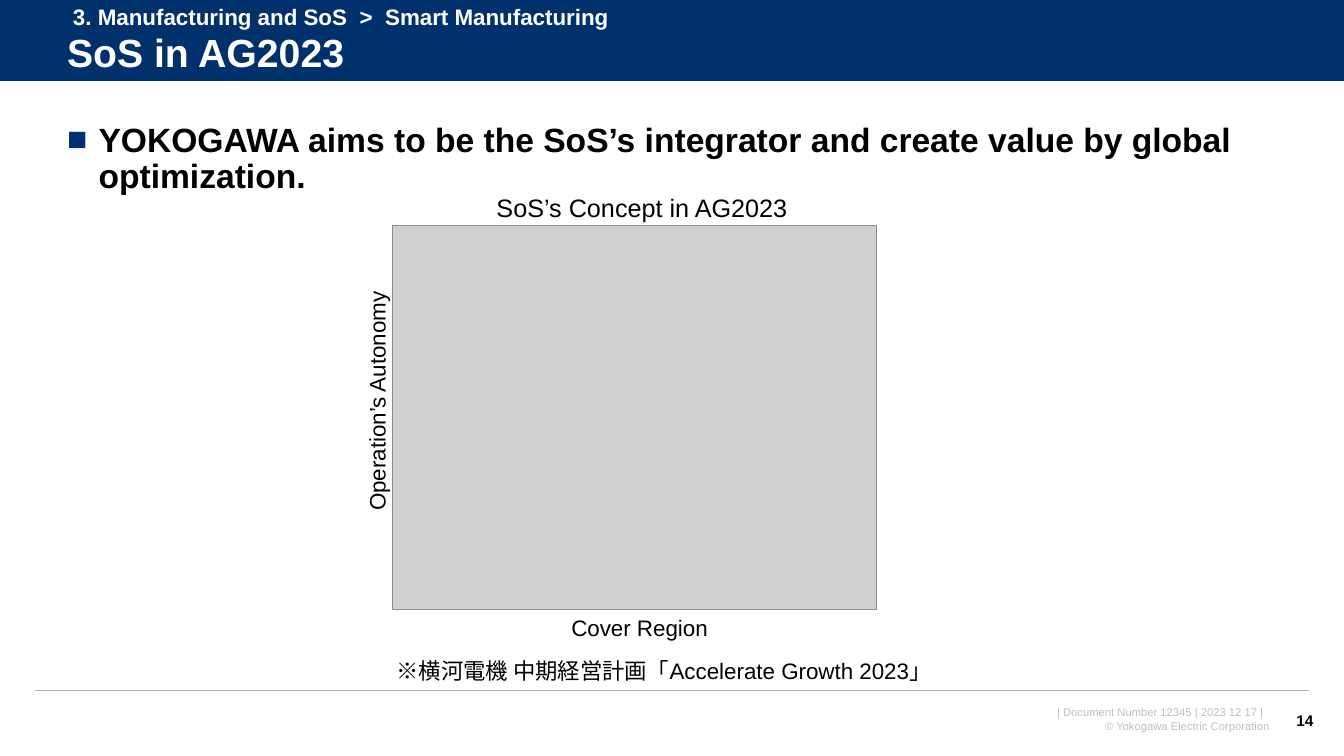
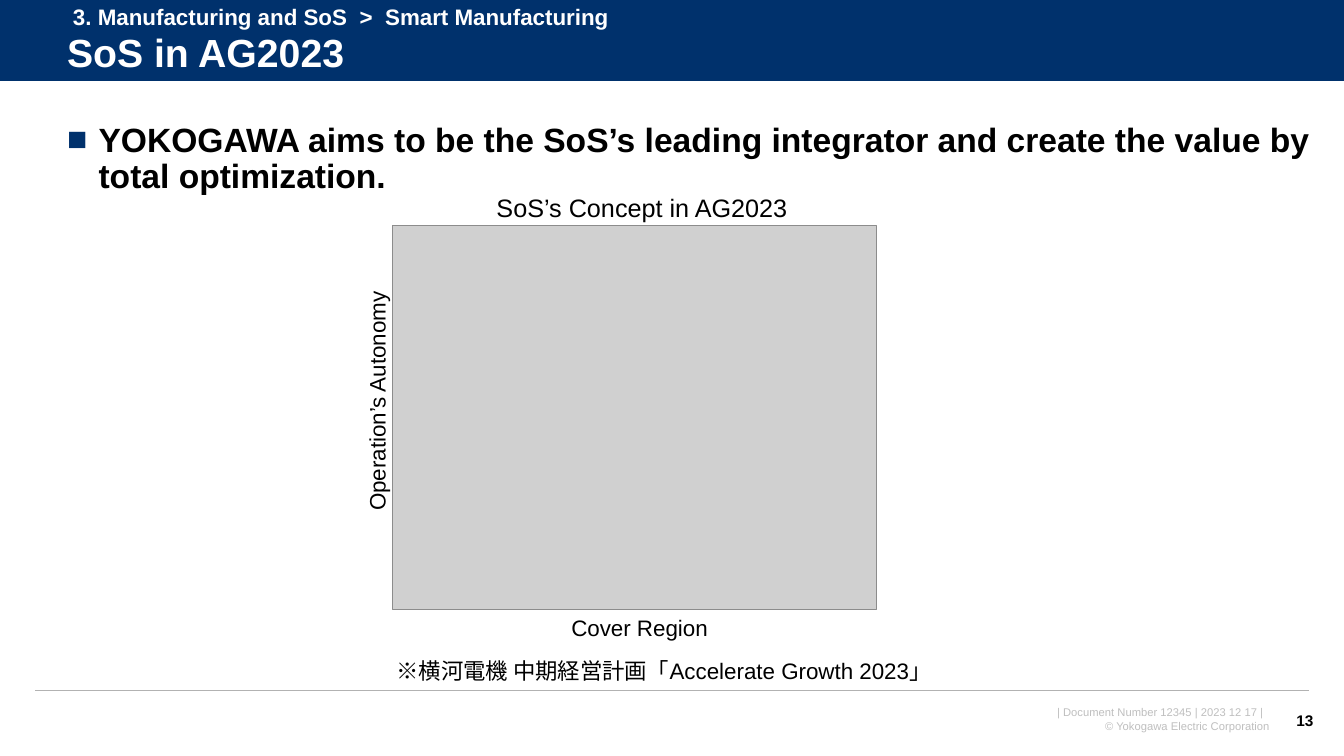
Before and after one commit to watarukumagai-git/opt, a slide deck: slide 13 of SoS/240322_SoS_kumagai.pptx (slide 14 before the commit). Drawn at 1344x756 pixels with LibreOffice and Linux fonts; fonts in the diff are those of the drawing; grey boxes stand for pictures; background and template pictures are left out. Boxes give left, top, right and bottom in pixels: in the first picture for what was removed or moved away, otherwise in the second. Text is boxed around its words. In the diff, an @@ line names an element or a change of style, - is before the commit and + after.

```diff
--- a/SoS/240322_SoS_kumagai.pptx
+++ b/SoS/240322_SoS_kumagai.pptx
@@ text at [99, 127, 1309, 195]: text changed @@
-■ YOKOGAWA aims to be the SoS’s integrator and create value by global optimization.
+■ YOKOGAWA aims to be the SoS’s leading integrator and create the value by total optimization.
@@ page number at [1296, 715, 1313, 726]: text changed @@
-14
+13
```
Also in this commit, not shown: 9 other slides changed, 2 slides added, 2 slides removed.
